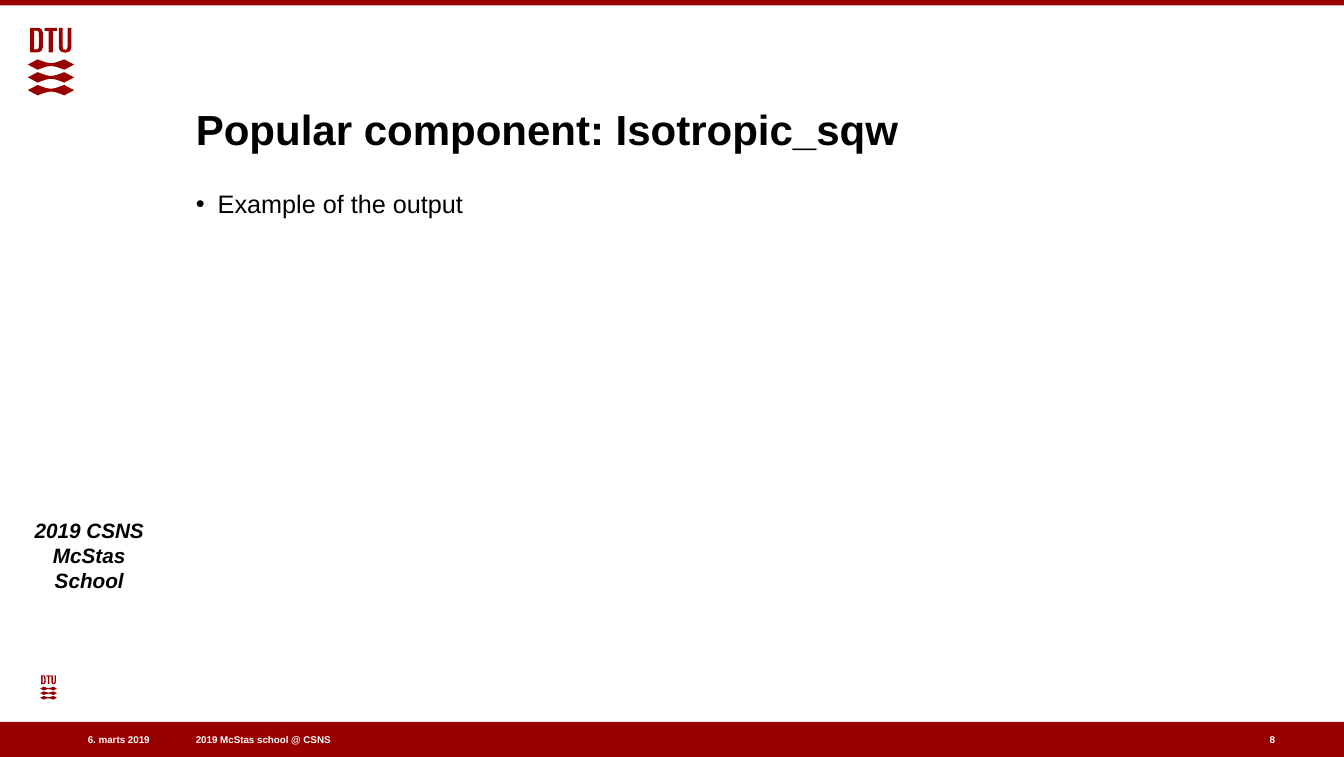
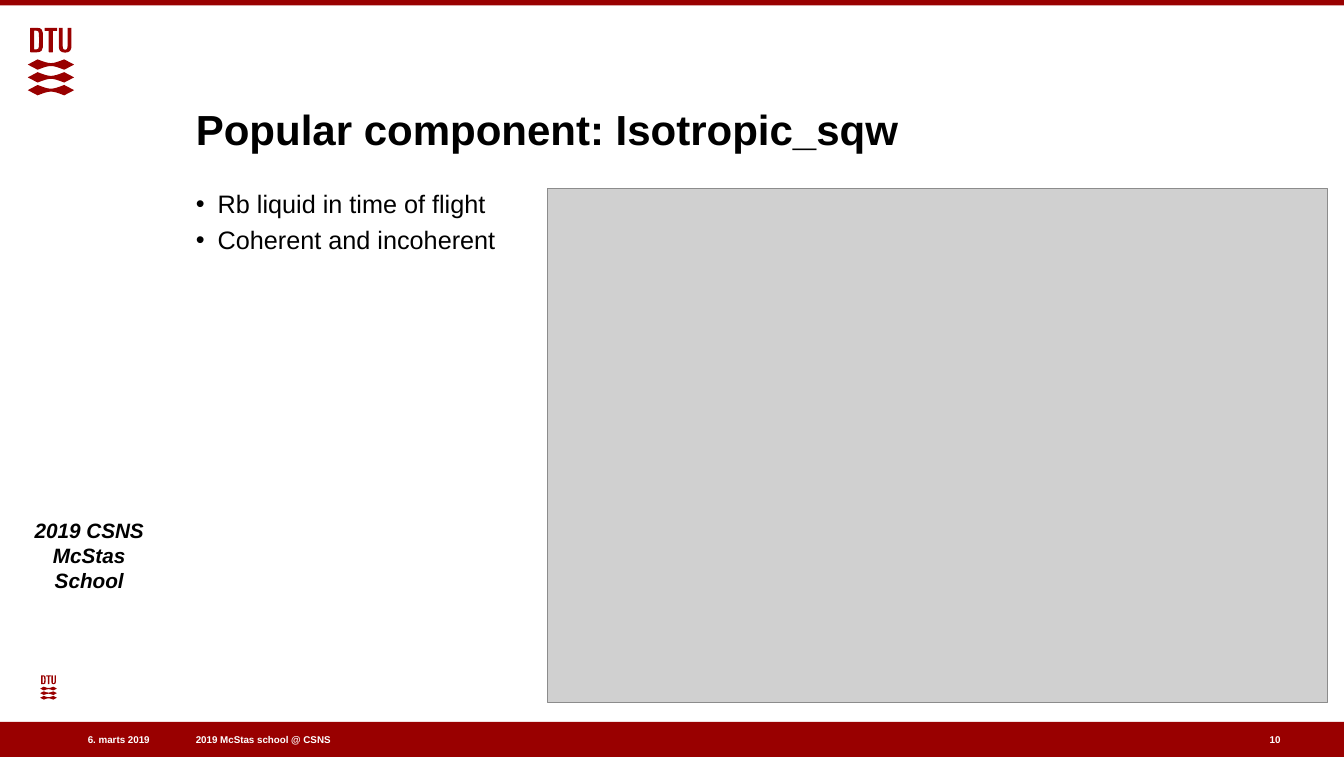
Before and after one commit to eddymaoui/Schools, a slide deck: slide 10 of CSNS_March_2019/4_Thursday_March_28th/5_inelastic_scattering/inelastic_scattering.pptx (slide 8 before the commit). Drawn at 1344x757 pixels with LibreOffice and Linux fonts; fonts in the diff are those of the drawing; grey boxes stand for pictures; background and template pictures are left out. Boxes give left, top, right and bottom in pixels: in the first picture for what was removed or moved away, otherwise in the second. Text is boxed around its words. In the diff, an @@ line names an element or a change of style, - is before the commit and + after.

Commit message:
Examples of phonon_simple and isotropic_sqw output

```diff
--- a/CSNS_March_2019/4_Thursday_March_28th/5_inelastic_scattering/inelastic_scattering.pptx
+++ b/CSNS_March_2019/4_Thursday_March_28th/5_inelastic_scattering/inelastic_scattering.pptx
@@ text at <box>218,194,495,250</box>: text changed @@
-• Example of the output
+• Rb liquid in time of flight
+• Coherent and incoherent
@@ picture added at <box>548,189,1328,703</box> @@
@@ page number at <box>1270,736,1281,743</box>: text changed @@
-8
+10
```
Also in this commit, not shown: 4 other slides changed, 2 slides added.
